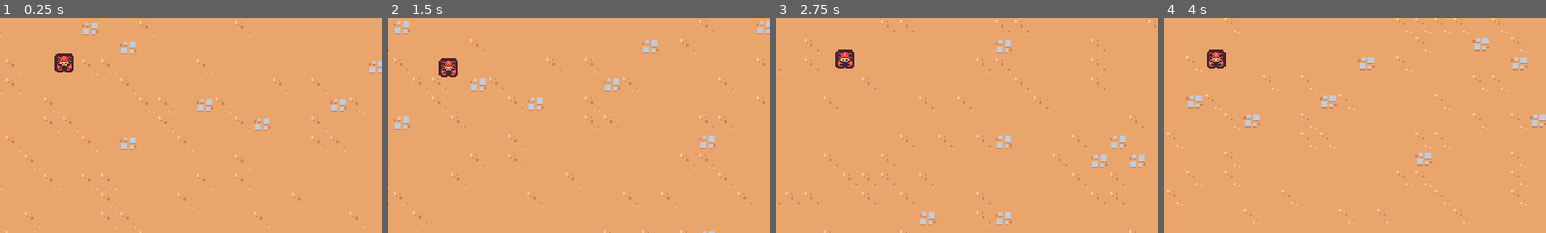
Above: before the commit, frames 1-4 (left to right).
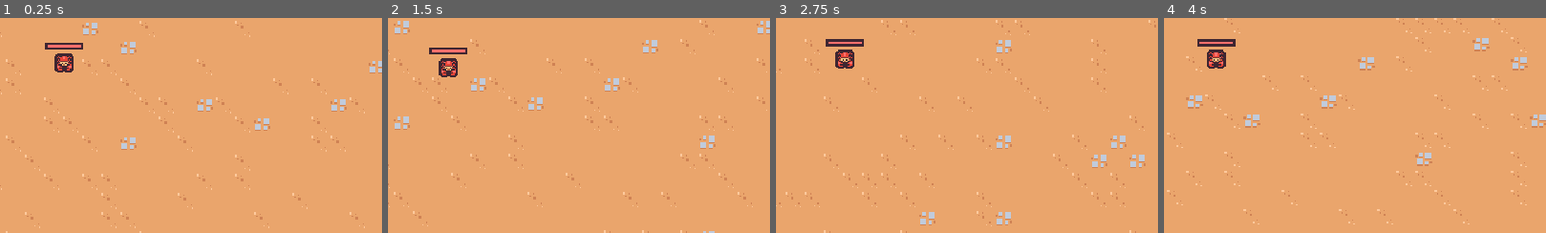
Above: after the commit, the same moments.

Repository: Dommss/2DSurvivorsCourse
Game: Godot game, scene res://scenes/main/main.tscn
The game is run twice, just before and just after one commit, with the same random seed, the same clock (stepped at 60 frames per second) and the same inputs.
Inputs (mouse positions are % of the whole screen's width and height, from its top left):
- Up to frame 1 (0.25 s): no input
- Up to frame 2 (1.5 s): move the mouse to (72, 45) at 0.52 s; press the mouse at (72, 45) at 0.53 s; hold D (move_right) 0.53-1.28 s; move the mouse to (30, 55) at 1.27 s; release the mouse at (30, 55) at 1.28 s; hold S (move_down) from 1.28 s (still down); click (30, 55) at 1.35 s
- Up to frame 3 (2.75 s): move the mouse to (60, 28) at 2.02 s; release S (move_down) at 2.03 s; press the mouse at (60, 28) at 2.03 s; hold D (move_right) from 2.03 s (still down)
- Up to frame 4 (4 s): move the mouse to (45, 70) at 2.77 s; release D (move_right) at 2.78 s; release the mouse at (45, 70) at 2.78 s; hold W (move_up) 2.78-3.53 s; click (45, 70) at 2.85 s; move the mouse to (80, 65) at 3.52 s; press the mouse at (80, 65) at 3.53 s; hold A (move_left) from 3.53 s (still down)
The pictures show only the part of the screen within x 42-92%, y 38-88%; the shares and areas given below are measured in that part.

The runs differ from the first frame. In frame 1, 0.3% of the frame differs, in the area x 11-22%, y 11-15%; in frame 2, 0.3%; in frame 3, 0.4%, in the area x 13-23%, y 9-14%; in frame 4, 0.4%.

Commit message:
player health bar

Diff:
--- a/scenes/components/health_component.gd
+++ b/scenes/components/health_component.gd
@@ -2,6 +2,7 @@
 class_name HealthComponent
 
 signal died
+signal health_changed
 
 @export var max_health: float = 10
 var current_health
@@ -14,7 +15,15 @@
 
 func damage(damage_amount: float):
 	current_health = max(current_health - damage_amount, 0)
+	health_changed.emit()
 	Callable(check_death).call_deferred()
+
+
+func get_health_percent():
+	if max_health <= 0:
+		return 0
+	return min(current_health / max_health, 1)
+
 
 func check_death():
 	if current_health == 0:
--- a/scenes/game_object/player/player.gd
+++ b/scenes/game_object/player/player.gd
@@ -4,14 +4,17 @@
 const ACCELERATION_SMOOTHING = 25
 
 @onready var damage_interval_timer = $DamageIntervalTimer
+@onready var health_component = $HealthComponent
+@onready var health_bar = $HealthBar
 
 var number_colliding_bodies = 0
 
 func _ready():
 	$CollisionArea2D.body_entered.connect(on_body_entered)
 	$CollisionArea2D.body_exited.connect(on_body_exited)
-
 	damage_interval_timer.timeout.connect(on_damage_interval_timer_timeout)
+	health_component.health_changed.connect(on_health_changed)
+	update_health_display()
 
 
 func _process(delta):
@@ -32,9 +35,13 @@
 	if number_colliding_bodies == 0 || !damage_interval_timer.is_stopped():
 		return
 
-	$HealthComponent.damage(1)
+	health_component.damage(1)
 	damage_interval_timer.start()
-	print($HealthComponent.current_health)
+	print(health_component.current_health)
+
+
+func update_health_display():
+	health_bar.value = health_component.get_health_percent()
 
 
 func on_body_entered(other_body: Node2D):
@@ -43,8 +50,12 @@
 
 
 func on_body_exited(other_body: Node2D):
-	number_colliding_bodies += 1
+	number_colliding_bodies -= 1
 
 
 func on_damage_interval_timer_timeout():
 	check_deal_damage()
+
+
+func on_health_changed():
+	update_health_display()
--- a/scenes/game_object/player/player.tscn
+++ b/scenes/game_object/player/player.tscn
@@ -1,9 +1,20 @@
-[gd_scene load_steps=8 format=3 uid="uid://c2jkcj4oxsdw2"]
+[gd_scene load_steps=10 format=3 uid="uid://c2jkcj4oxsdw2"]
 
 [ext_resource type="Texture2D" uid="uid://bgfqfmjun7jj3" path="res://scenes/game_object/player/player.png" id="1_14a3t"]
 [ext_resource type="Script" path="res://scenes/game_object/player/player.gd" id="1_waq45"]
 [ext_resource type="PackedScene" uid="uid://7bukqqyk32d6" path="res://scenes/ability/sword_ability_controller/sword_ability_controller.tscn" id="2_8dnqx"]
 [ext_resource type="PackedScene" uid="uid://cc5ssq4mv10iw" path="res://scenes/components/health_component.tscn" id="2_lecid"]
+
+[sub_resource type="StyleBoxFlat" id="StyleBoxFlat_c0hxn"]
+bg_color = Color(0.247059, 0.14902, 0.192157, 1)
+
+[sub_resource type="StyleBoxFlat" id="StyleBoxFlat_rbl68"]
+bg_color = Color(1, 0.439216, 0.427451, 1)
+border_width_left = 2
+border_width_top = 2
+border_width_right = 2
+border_width_bottom = 2
+border_color = Color(0.247059, 0.14902, 0.192157, 1)
 
 [sub_resource type="CircleShape2D" id="CircleShape2D_jkljq"]
 radius = 32.0
@@ -29,7 +40,21 @@
 wait_time = 0.5
 one_shot = true
 
+[node name="HealthBar" type="ProgressBar" parent="."]
+custom_minimum_size = Vector2(32, 6)
+offset_left = -16.0
+offset_top = -25.0
+offset_right = 16.0
+offset_bottom = -19.0
+pivot_offset = Vector2(16, 3)
+theme_override_styles/background = SubResource("StyleBoxFlat_c0hxn")
+theme_override_styles/fill = SubResource("StyleBoxFlat_rbl68")
+max_value = 1.0
+value = 0.5
+show_percentage = false
+
 [node name="PickupArea2D" type="Area2D" parent="."]
+visible = false
 collision_layer = 16
 collision_mask = 0
 
@@ -38,6 +63,7 @@
 shape = SubResource("CircleShape2D_jkljq")
 
 [node name="CollisionArea2D" type="Area2D" parent="."]
+visible = false
 collision_layer = 0
 collision_mask = 8
 
@@ -50,5 +76,6 @@
 offset = Vector2(0, -8)
 
 [node name="CollisionShape2D" type="CollisionShape2D" parent="."]
+visible = false
 position = Vector2(0, -8)
 shape = SubResource("CircleShape2D_4m5lt")
